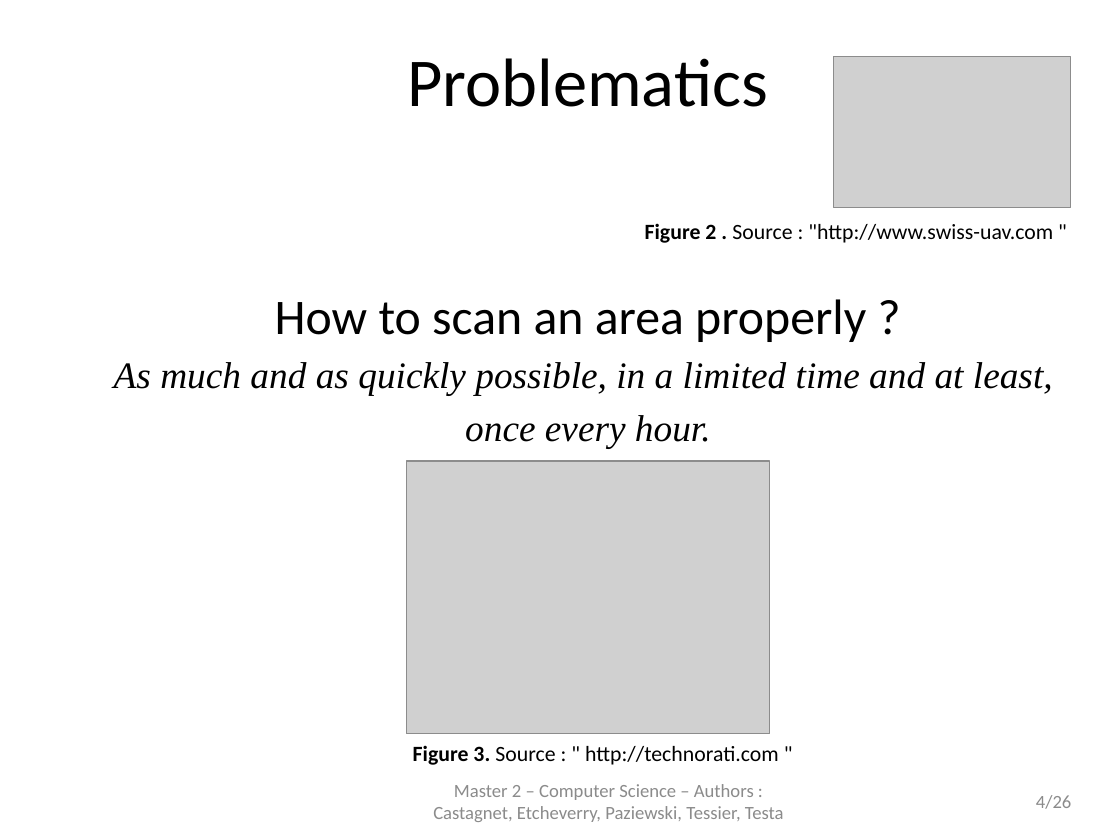
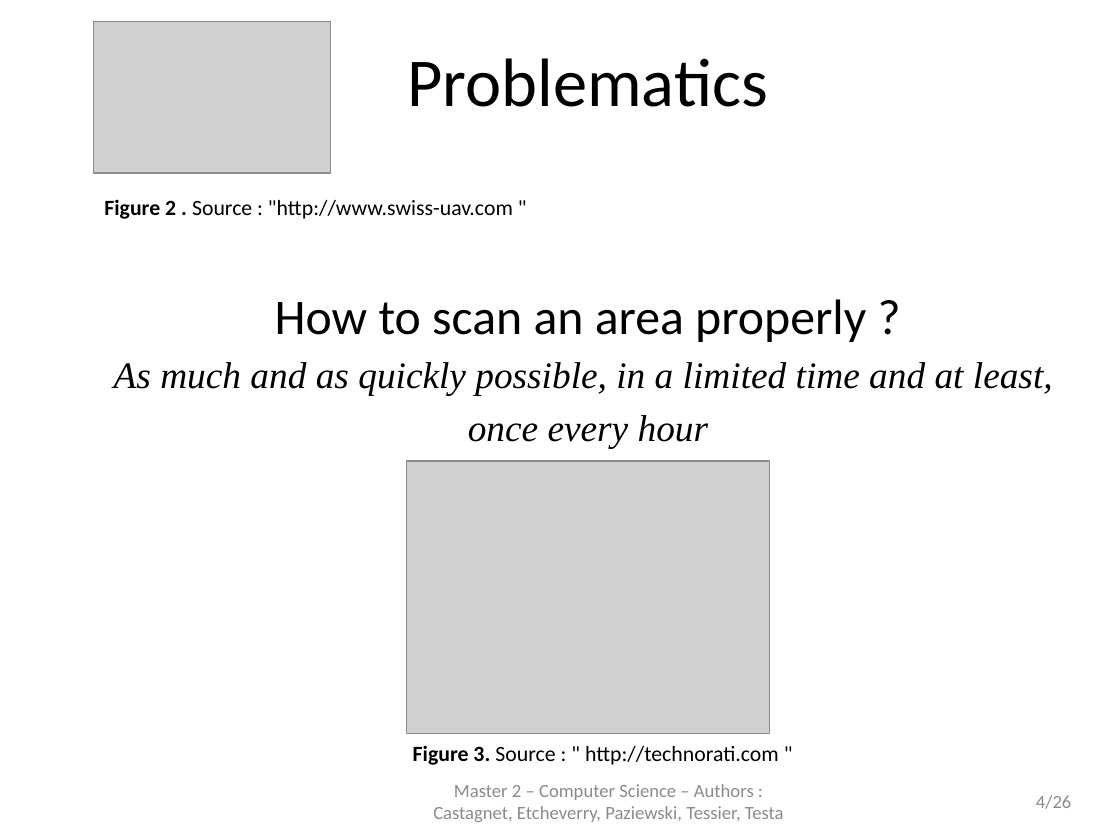
Before and after one commit to jetcheve/M2_PER_MMUAVGRA, a slide deck: slide 4 of ressources/presentation/PresentationPER_Desbarats_V3.pptx. Drawn at 1120x840 pixels with LibreOffice and Linux fonts; fonts in the diff are those of the drawing; grey boxes stand for pictures; background and template pictures are left out. Boxes give left, top, right and bottom in pixels: in the first picture for what was removed or moved away, otherwise in the second. Text is boxed around its words. In the diff, an @@ line names an element or a change of style, - is before the commit and + after.

```diff
--- a/ressources/presentation/PresentationPER_Desbarats_V3.pptx
+++ b/ressources/presentation/PresentationPER_Desbarats_V3.pptx
@@ picture: place and size @@
-picture at <box>833,57,1071,208</box>
+picture at <box>93,22,330,174</box>
@@ text "Figure 2 . Source : ...": place and size @@
-text "Figure 2 . Source : ..." at <box>645,223,1053,243</box>
+text "Figure 2 . Source : ..." at <box>104,199,513,219</box>
@@ text at <box>468,415,709,448</box>: text changed @@
-once every hour.
+once every hour
```
Also in this commit, not shown: 15 other slides changed, 1 other file.
